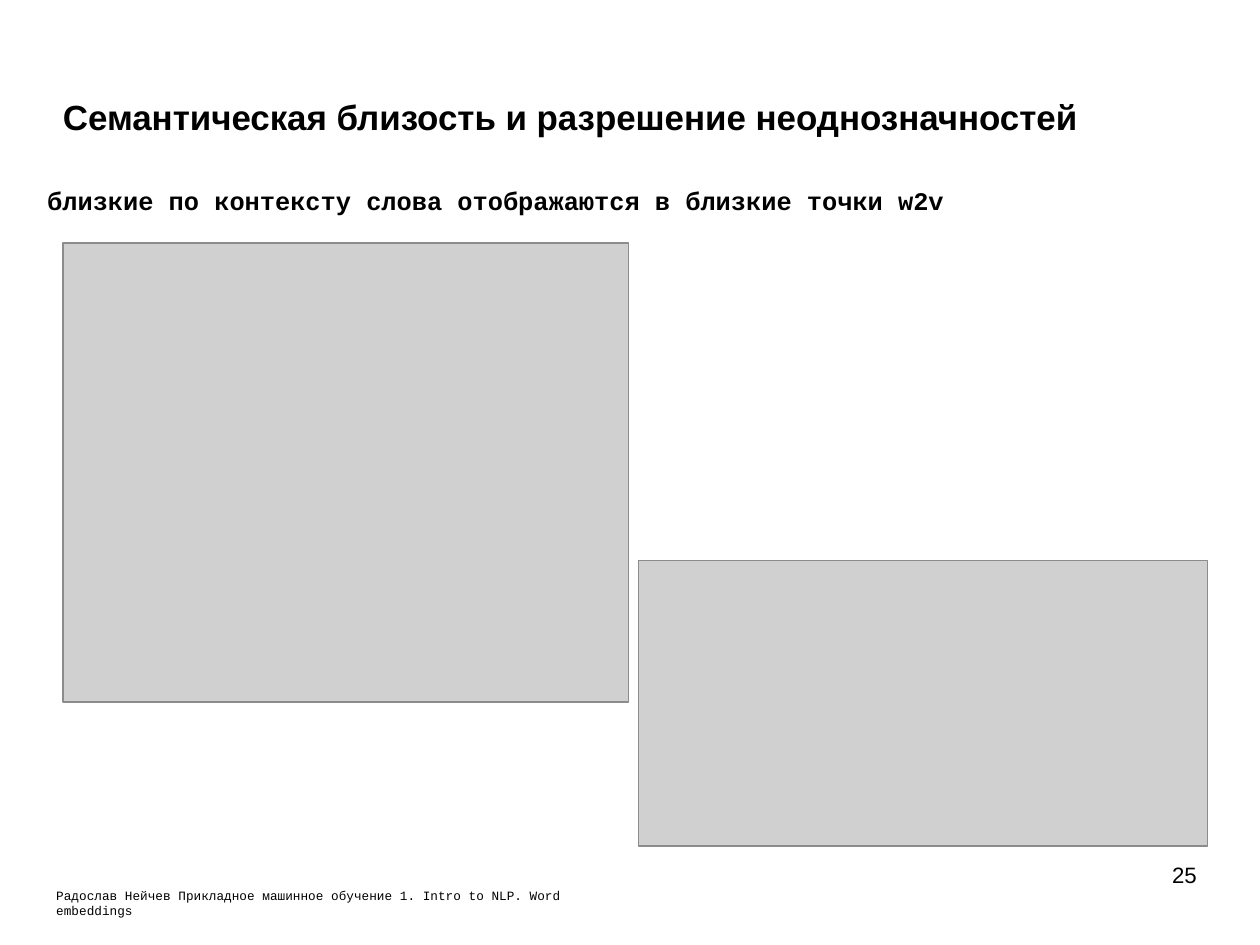
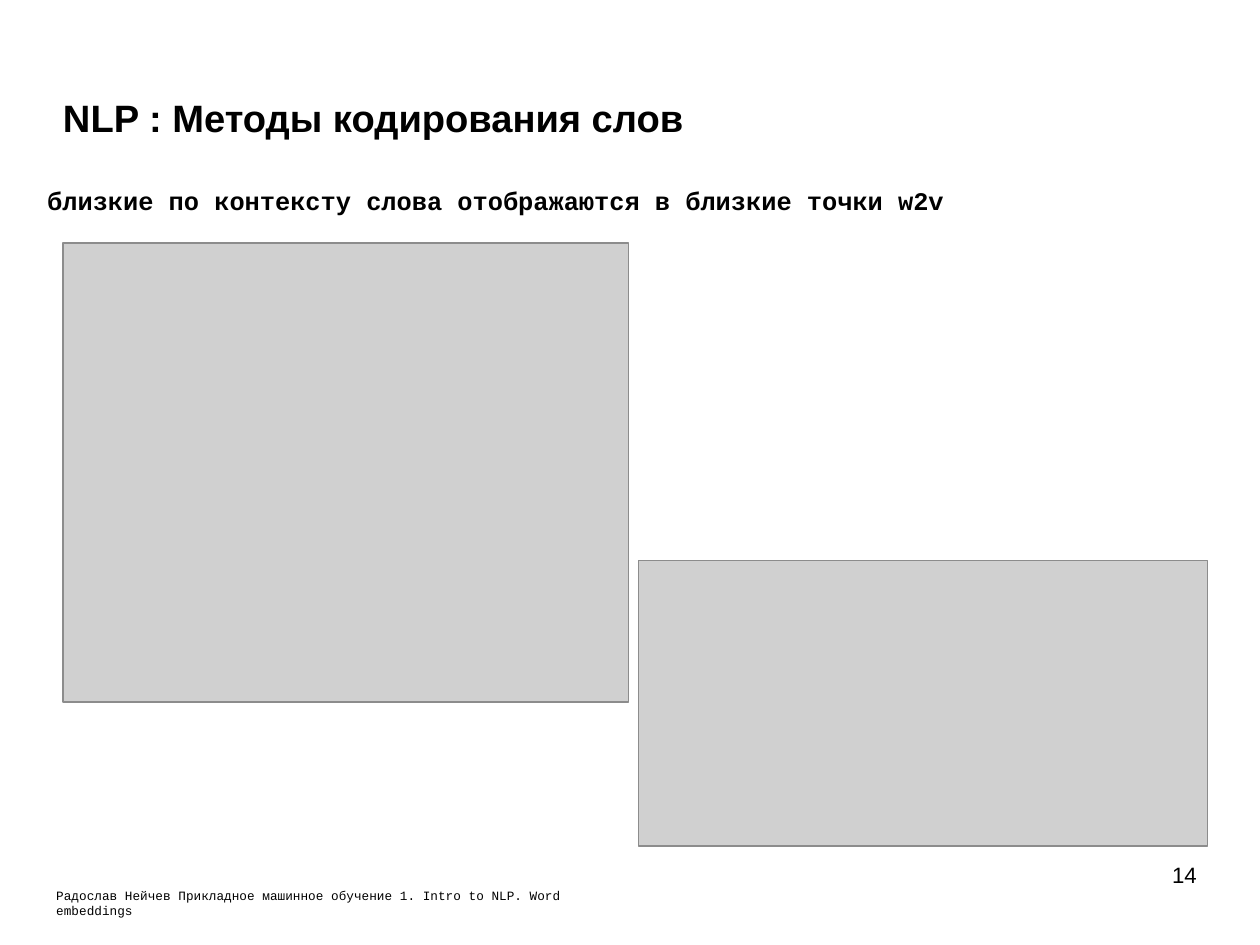
Before and after one commit to mechanoid5/ml_lectorium_legacy, a slide deck: slide 14 of 29-text-w2v.odp (slide 25 before the commit). Drawn at 1260x945 pixels with LibreOffice and Linux fonts; fonts in the diff are those of the drawing; grey boxes stand for pictures; background and template pictures are left out. Boxes give left, top, right and bottom in pixels: in the first picture for what was removed or moved away, otherwise in the second. Text is boxed around its words. In the diff, an @@ line names an element or a change of style, - is before the commit and + after.

```diff
--- a/29-text-w2v.odp
+++ b/29-text-w2v.odp
@@ title removed at box(63, 104, 1078, 137) @@
-Семантическая близость и разрешение неоднозначностей
@@ title added at box(63, 105, 684, 140), 24 pt, text #000000, bold @@
+NLP : Методы кодирования слов
@@ page number at box(1172, 867, 1197, 883): text changed @@
-25
+14
```
Also in this commit, not shown: 13 other slides changed, 3 slides added, 14 slides removed, 7 other files.
